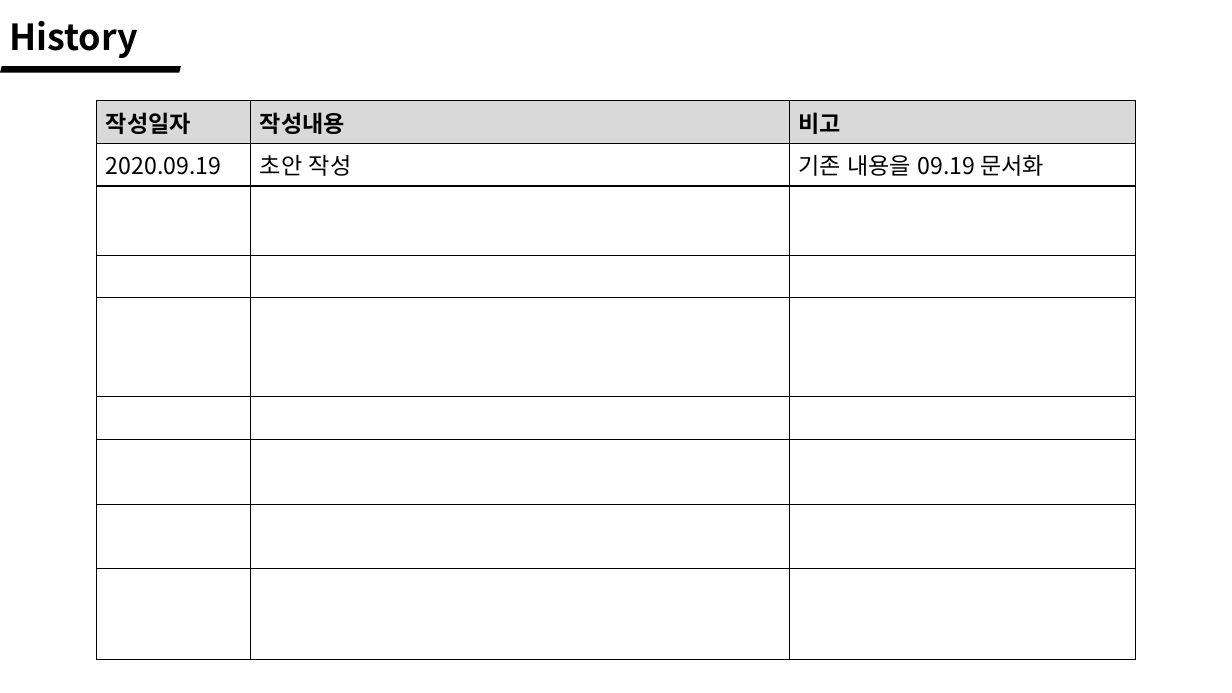
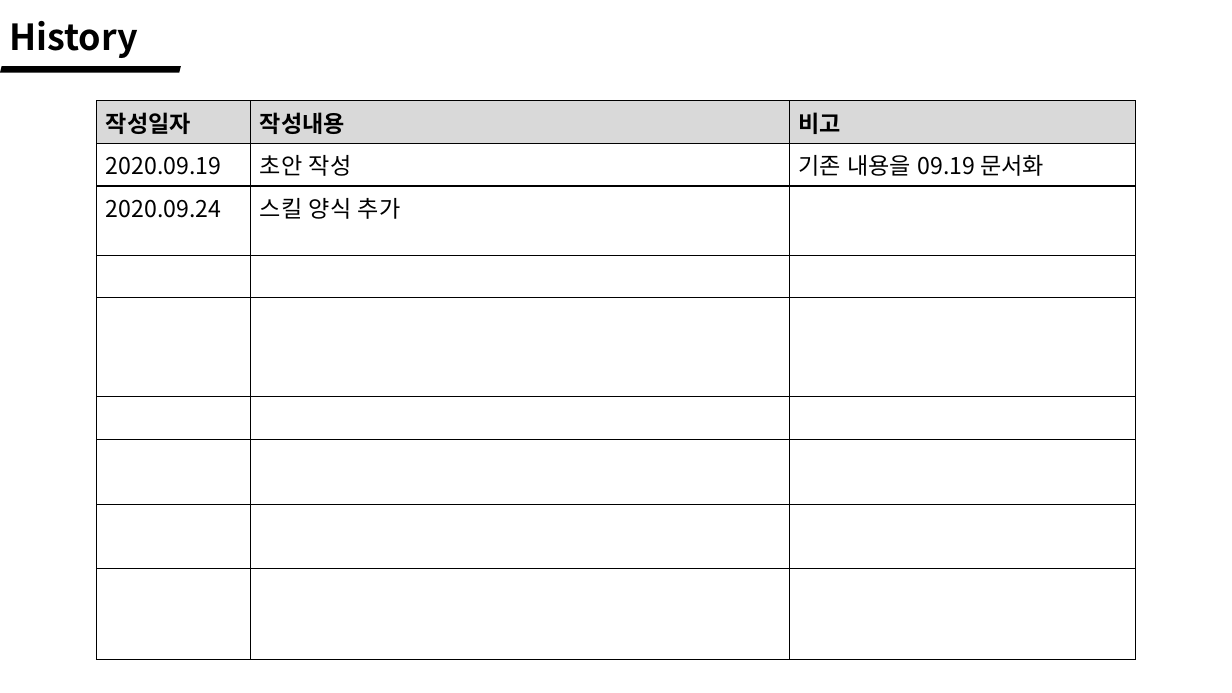
Before and after one commit to wlrud753/CarryCarrot, a slide deck: slide 2 of 기획서/당근키우기 콘텐츠 양식.pptx. Drawn at 1232x693 pixels with LibreOffice and Linux fonts; fonts in the diff are those of the drawing. Boxes give left, top, right and bottom in pixels: in the first picture for what was removed or moved away, otherwise in the second. Text is boxed around its words. In the diff, an @@ line names an element or a change of style, - is before the commit and + after.

Commit message:
콘텐츠 수정(스킬 추가 및 양식 변경)

```diff
--- a/기획서/당근키우기 콘텐츠 양식.pptx
+++ b/기획서/당근키우기 콘텐츠 양식.pptx
@@ table at (x1=97, y1=101, x2=1137, y2=651) @@
+row 3: 2020.09.24 | 스킬 양식 추가 | 
-row 9:  |  | 
```
Also in this commit, not shown: 3 other slides changed, 2 slides added, 1 other file.
